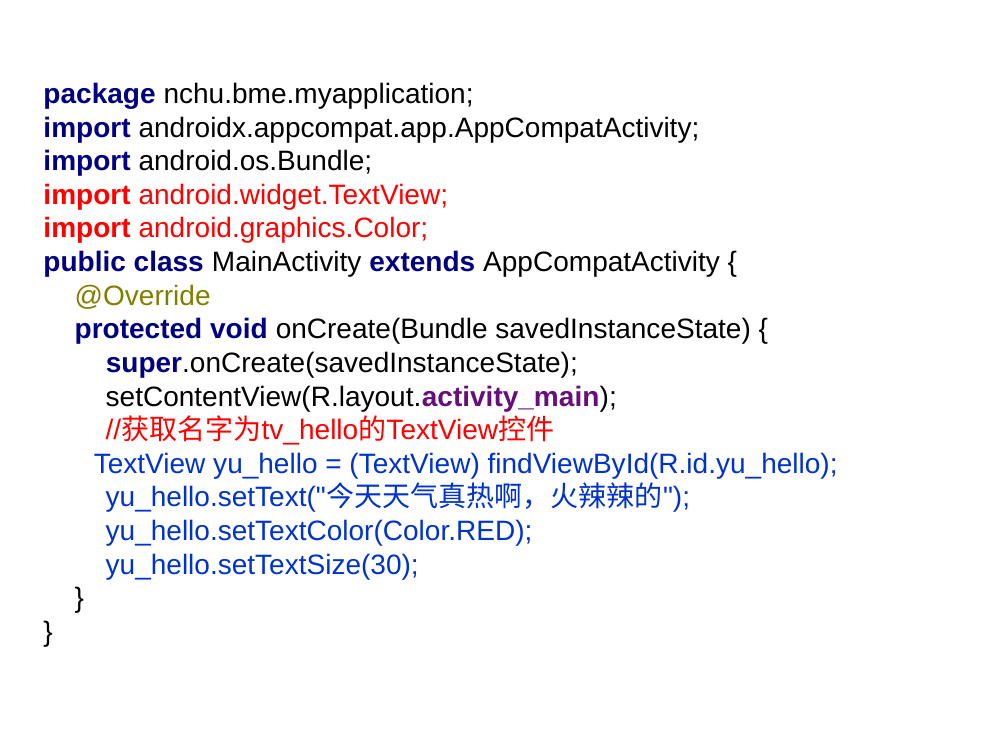
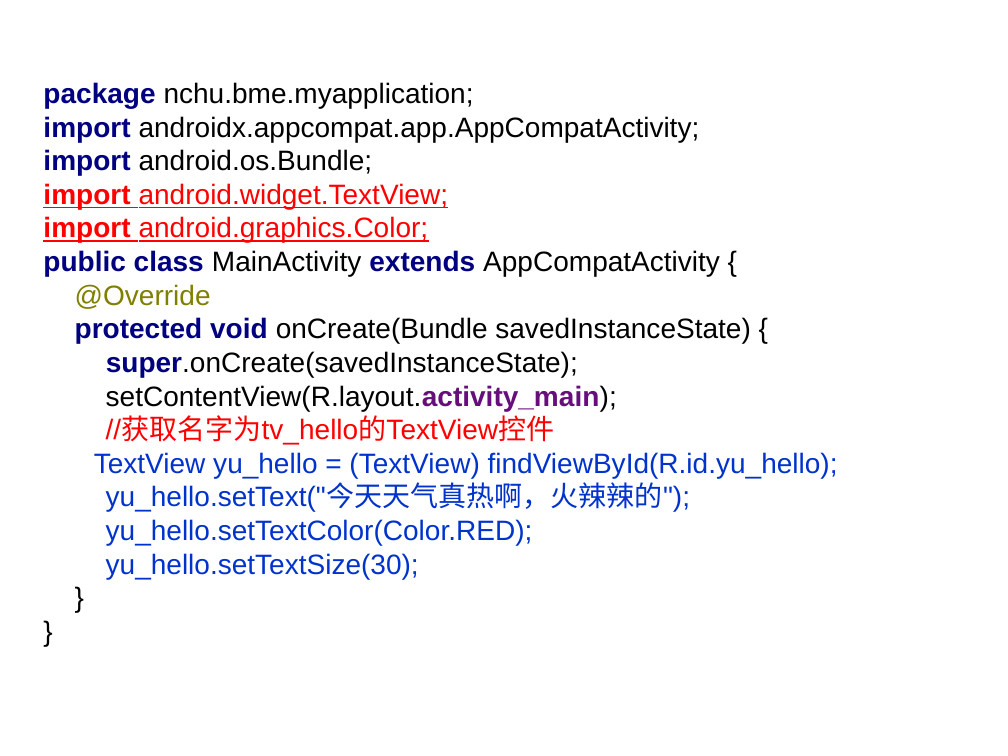
Before and after one commit to arnold117/AndroidProgramming, a slide deck: slide 45 of slides/第二讲 Android入门和简单程序设计.ppt (slide 60 before the commit). Drawn at 1008x756 pixels with LibreOffice and Linux fonts; fonts in the diff are those of the drawing. Boxes give left, top, right and bottom in pixels: in the first picture for what was removed or moved away, otherwise in the second. Text is boxed around its words. In the diff, an @@ line names an element or a change of style, - is before the commit and + after.

```diff
--- a/slides/第二讲 Android入门和简单程序设计.ppt
+++ b/slides/第二讲 Android入门和简单程序设计.ppt
@@ text "package nchu.bme.myapplication; import androidx.appcompat.ap ..." at [43, 82, 838, 579]: underline on in "import android.widget.TextView; import android.graphics.Colo ..." @@
```
Also in this commit, not shown: 12 other slides changed, 10 slides added, 8 slides removed, 1 other file.
